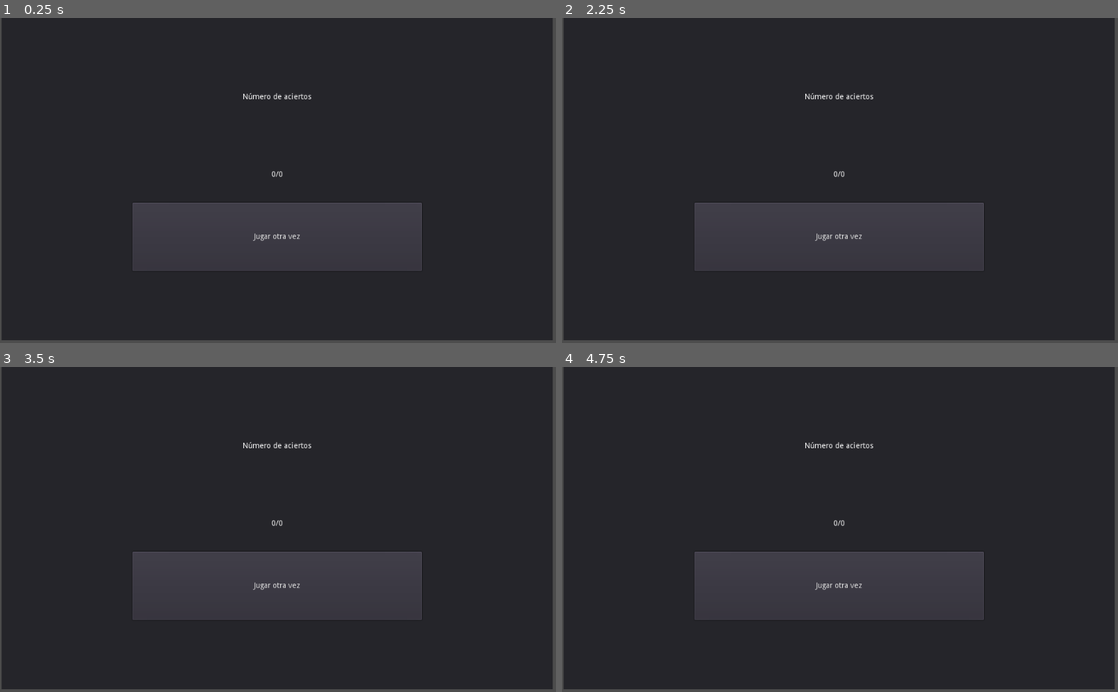
Above: before the commit, frames 1-4 (two rows, left to right).
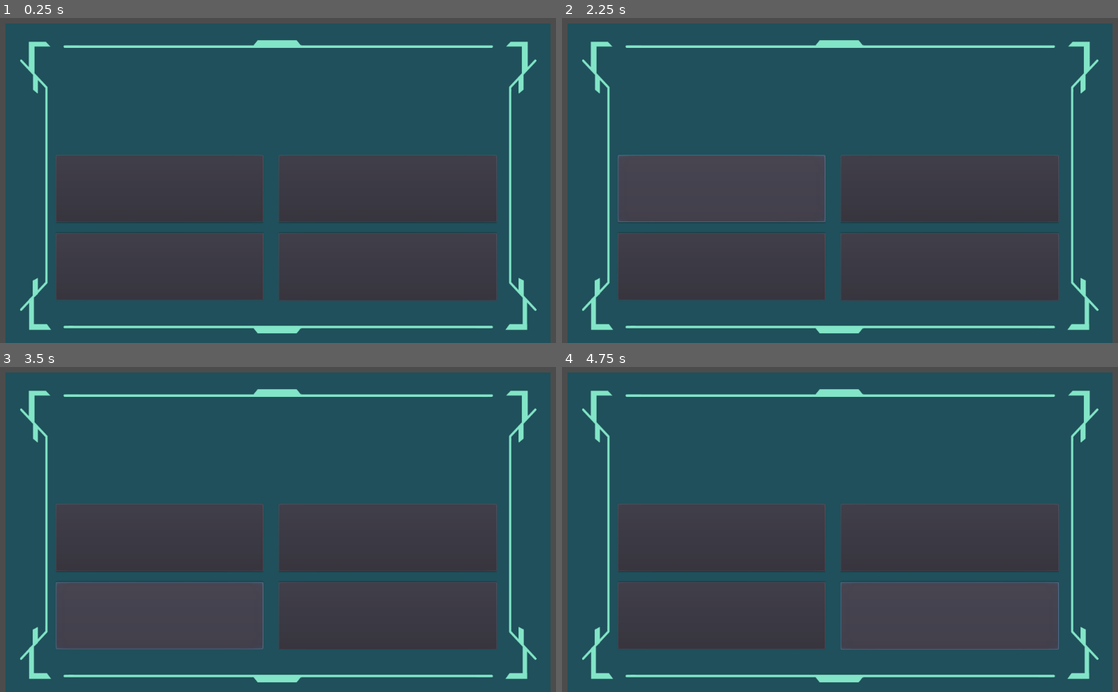
Above: after the commit, the same moments.

Repository: Space-Travelers/Game
Game: Godot game, scene res://src/scenes/immune_system/minigames/quiz-game/level_game.tscn
Same seed, same stepped clock (60 frames per second), same inputs: the game is played once before the commit and once after it.
Inputs (mouse positions are in pixels of both pictures, inside the frame that each line leads up to):
- Up to frame 1 (0.25 s): no input
- Up to frame 2 (2.25 s): click (840, 235) at 0.5 s, where only the run before the commit has a clickable "Jugar otra vez"; click (840, 235) at 1.25 s, where only the run before the commit has a clickable "Jugar otra vez"; click (723, 190) at 2 s
- Up to frame 3 (3.5 s): click (161, 617) at 2.75 s
- Up to frame 4 (4.75 s): click (951, 539) at 3.5 s; click (951, 617) at 4.25 s

The runs differ from the first frame. In frame 1, 82% of the frame differs, in the area x 0-100%, y 0-100%; in frame 2, 83%; in frame 3, 85%; in frame 4, 85%.
Error before the commit: Trying to assign value of type 'Nil' to a variable of type 'Array'. (res://src/scenes/immune_system/minigames/quiz-game/scripts/level/level_game.gd:25)
Error after the commit: Trying to assign value of type 'Nil' to a variable of type 'Array'. (res://src/scenes/immune_system/minigames/quiz-game/scripts/level/level_game.gd:24)

Commit message:
Add login scence

Diff:
--- a/src/scenes/immune_system/minigames/quiz-game/level_game.tscn
+++ b/src/scenes/immune_system/minigames/quiz-game/level_game.tscn
@@ -87,8 +87,11 @@
 size_flags_vertical = 3
 
 [node name="game_over" type="Panel" parent="."]
+visible = false
 anchor_right = 1.0
 anchor_bottom = 1.0
+margin_top = 2.0
+margin_bottom = 2.0
 
 [node name="txt_info" type="Label" parent="game_over"]
 anchor_left = 0.5
@@ -134,10 +137,10 @@
 [node name="ParallaxBackground" type="ParallaxBackground" parent="."]
 
 [node name="TextureRect" type="TextureRect" parent="ParallaxBackground"]
-margin_left = 5.0
-margin_top = -11.0
-margin_right = 1009.0
-margin_bottom = 592.0
+margin_left = 10.0
+margin_top = 10.0
+margin_right = 1014.0
+margin_bottom = 613.0
 texture = ExtResource( 1 )
 expand = true
 
--- a/src/scenes/immune_system/minigames/quiz-game/scripts/level/level_game.gd
+++ b/src/scenes/immune_system/minigames/quiz-game/scripts/level/level_game.gd
@@ -17,7 +17,6 @@
 
 func _on_request_completed(result, response_code, headers, body):
 	var json = JSON.parse(body.get_string_from_utf8())
-	print(json.result)
 	for _button in $question_holder.get_children():
 		buttons.append(_button)
 	for _button in $question_holder2.get_children():
--- /dev/null
+++ b/src/scenes/login/login.tscn
@@ -0,0 +1,51 @@
+[gd_scene load_steps=3 format=2]
+
+[ext_resource path="res://assets/UI/backgrounds/login.png" type="Texture" id=1]
+[ext_resource path="res://assets/UI/buttons/Group 1.png" type="Texture" id=2]
+
+[node name="Control" type="Control"]
+margin_right = 40.0
+margin_bottom = 40.0
+
+[node name="TextureRect" type="TextureRect" parent="."]
+margin_right = 1023.0
+margin_bottom = 599.0
+rect_pivot_offset = Vector2( 529, 317 )
+texture = ExtResource( 1 )
+expand = true
+
+[node name="username" type="LineEdit" parent="."]
+margin_left = 368.0
+margin_top = 186.0
+margin_right = 666.0
+margin_bottom = 237.0
+
+[node name="password" type="LineEdit" parent="."]
+margin_left = 370.0
+margin_top = 272.0
+margin_right = 665.0
+margin_bottom = 326.0
+
+[node name="Label" type="Label" parent="."]
+margin_left = 377.0
+margin_top = 162.0
+margin_right = 428.0
+margin_bottom = 178.0
+rect_pivot_offset = Vector2( 37, 17 )
+text = "Usuario"
+
+[node name="Label2" type="Label" parent="."]
+margin_left = 376.0
+margin_top = 248.0
+margin_right = 427.0
+margin_bottom = 264.0
+rect_pivot_offset = Vector2( 37, 17 )
+text = "Contraseña"
+
+[node name="TextureButton" type="TextureButton" parent="."]
+margin_left = 441.0
+margin_top = 360.0
+margin_right = 591.0
+margin_bottom = 411.0
+texture_normal = ExtResource( 2 )
+expand = true
Binary file added: assets/UI/backgrounds/login.png
Not shown, added: assets/UI/backgrounds/login.png.import
Binary file added: assets/UI/buttons/Group 1.png
Not shown, added: assets/UI/buttons/Group 1.png.import
